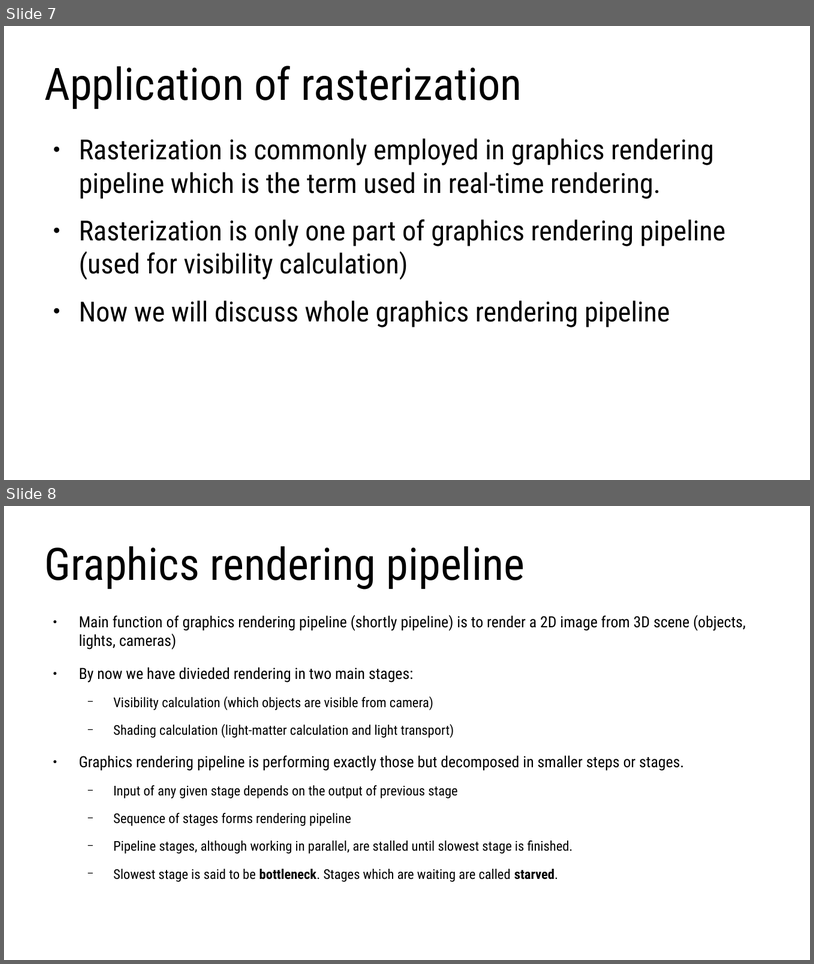
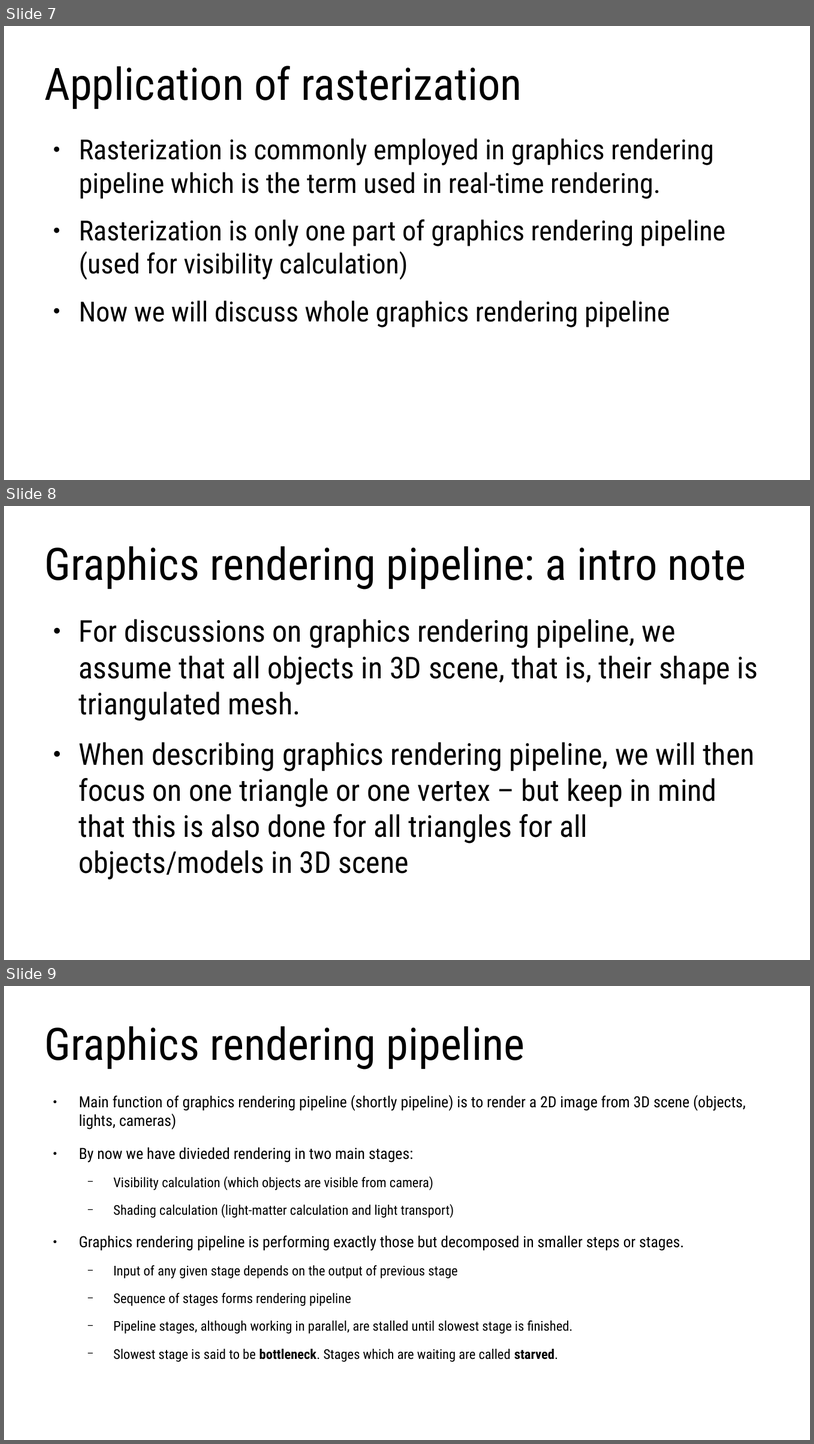
Before and after one commit to lorentzo/IntroductionToComputerGraphics, a slide deck: lectures/4_foundations_rendering/4_3_rasterization.odp. Shown one above the other, each under a label of ours: slides 7 and 8 before the commit, slides 7, 8 and 9 after it. The pictures are 814x964 and 814x1444 pixels, drawn with LibreOffice and Linux fonts; fonts in the diff are those of the drawing. Boxes give left, top, right and bottom in pixels: in the first picture for what was removed or moved away, otherwise in the second. Text is boxed around its words. In the diff, an @@ line names an element or a change of style, - is before the commit and + after.

Commit message:
rasterization, graphics pipeline

```diff
--- a/lectures/4_foundations_rendering/4_3_rasterization.odp
+++ b/lectures/4_foundations_rendering/4_3_rasterization.odp
@@ slide 8 added at <box>4,506,810,960</box>, background #FFFFFF @@
@@ title added at <box>44,546,746,589</box>, 44 pt, text #000000 @@
+Graphics rendering pipeline: a intro note
@@ text added at <box>79,619,758,879</box>, 29.6 pt, text #000000 @@
+● For discussions on graphics rendering pipeline, we assume that all objects in 3D scene, that is, their shape is triangulated mesh.
+● When describing graphics rendering pipeline, we will then focus on one triangle or one vertex – but keep in mind that this is also done for all triangles for all objects/models in 3D scene
@@ what was slide 8 is now slide 9 @@
```
Also in this commit, not shown: 5 slides changed, 16 other slides added, 1 other file.
